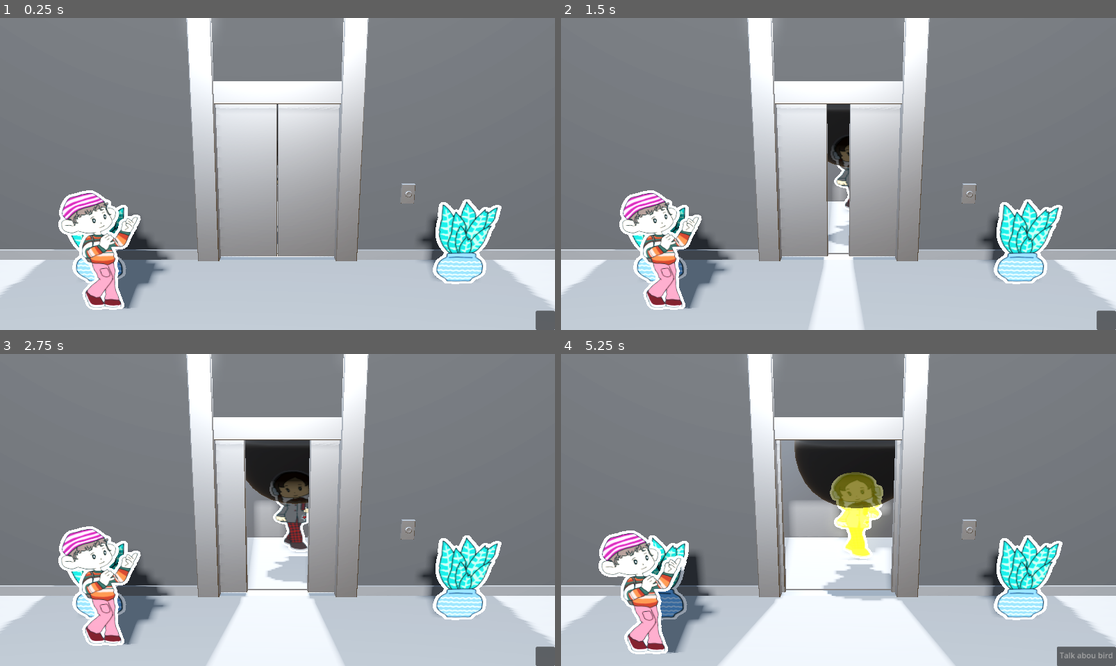
Above: before the commit, frames 1-4 (two rows, left to right).
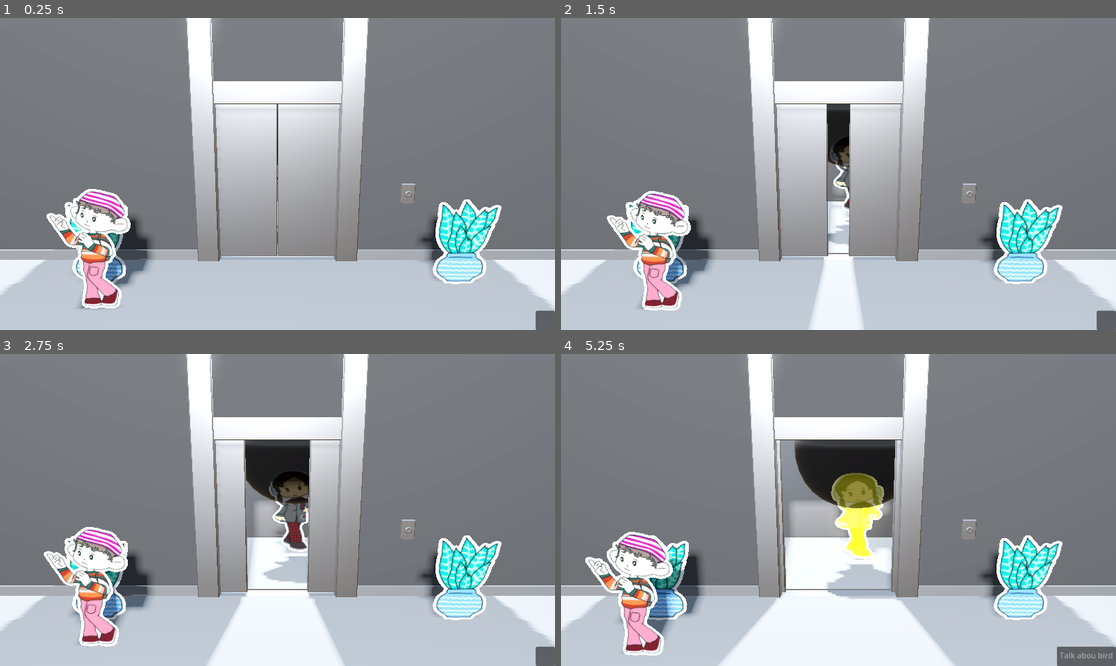
Above: after the commit, the same moments.

Repository: EAinsley/globalgamejam
Game: Godot game, scene res://scenes/elevator_scene.tscn
Same seed, same stepped clock (60 frames per second), same inputs: the game is played once before the commit and once after it. The engine's default icon, where the game draws it, is replaced by a stand-in: a white triangle on a blue panel in a dark square.
Inputs (mouse positions are in pixels of both pictures, inside the frame that each line leads up to):
- Up to frame 1 (0.25 s): no input
- Up to frame 2 (1.5 s): tap Enter at 0.5 s; move the mouse to (960, 158) at 0.52 s; press the mouse at (960, 158) at 0.53 s; hold D (move_right) 0.53-1.28 s; move the mouse to (727, 189) at 1.27 s; release the mouse at (727, 189) at 1.28 s; hold S (move_down) from 1.28 s (still down); right-click (727, 189) at 1.35 s
- Up to frame 3 (2.75 s): move the mouse to (333, 441) at 2.02 s; release S (move_down) at 2.03 s; press the mouse at (333, 441) at 2.03 s; hold D (move_right) from 2.03 s (still down)
- Up to frame 4 (5.25 s): move the mouse to (810, 572) at 2.77 s; release D (move_right) at 2.78 s; release the mouse at (810, 572) at 2.78 s; hold W (move_up) 2.78-3.53 s; right-click (810, 572) at 2.85 s; click (810, 572) at 2.92 s; move the mouse to (1005, 556) at 3.52 s; press the mouse at (1005, 556) at 3.53 s; hold A (move_left) 3.53-5.03 s; move the mouse to (672, 463) at 4.27 s; release the mouse at (672, 463) at 4.28 s; right-click (672, 463) at 4.35 s; move the mouse to (866, 510) at 5.02 s; press the mouse at (866, 510) at 5.03 s; hold S (move_down) from 5.03 s (still down)

The runs differ from the first frame. In frame 1, 3.5% of the frame differs, in the area x 8-51%, y 47-94%; in frame 2, 3.7%; in frame 3, 4.0%; in frame 4, 4.5%, in the area x 4-60%, y 37-97%.

Commit message:
Added character animations and flipping based on walk direction

Diff:
--- a/scripts/characters/character_click_3d.gd
+++ b/scripts/characters/character_click_3d.gd
@@ -12,6 +12,7 @@
 
 var velocity_xy := Vector2(0.0, 0.0)
 var colliding_characters : Array[CharacterClick3D] = []
+var animationTime = 0.0
 
 @onready var interaction_distance_square = interaction_distance * interaction_distance
 @onready var appearance: MeshInstance3D = $Appearance
@@ -27,6 +28,9 @@
 		else:
 			appearance.mesh.material.emission_enabled = false
 
+func _init() -> void:
+	animationTime = randf() * 20.0;
+
 func _enter_tree() -> void:
 	var parent = get_parent()
 	if parent is CharacterManager3D:
@@ -37,6 +41,19 @@
 	selected = false
 
 func _process(delta: float) -> void:
+	animationTime += delta
+	var AnimationPosition = Vector3(0.0, 0.0, 0.0);
+	# Walk animation
+	AnimationPosition += Vector3(0.0, abs(cos((animationTime * 5.0) * PI)) * 0.025 * min(1.0, (velocity * Vector3(1.0, 0.0, 1.0)).length()), 0.0);
+	# Idle animation
+	AnimationPosition += Vector3(cos((animationTime * 0.32) * PI), cos((animationTime * 1.0) * PI), 0.0) * 0.014;
+
+	appearance.position = AnimationPosition;
+
+	# Flip to walking direction
+	if abs(velocity.x) > 0.1:
+		appearance.mesh.material.set_uv1_scale(Vector3(sign(velocity.x), 1.0, 1.0))
+
 	if selected:
 		velocity_xy = Input.get_vector("move_left", "move_right", "move_up", "move_down") * speed
 	else:
